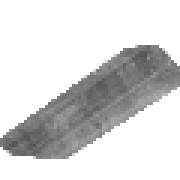
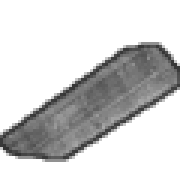
Layered file, before and after one edit (180px x 180px). Changes by layer:
added layer "outline" above "Pasted Layer" over [0, 42, 180, 162]
